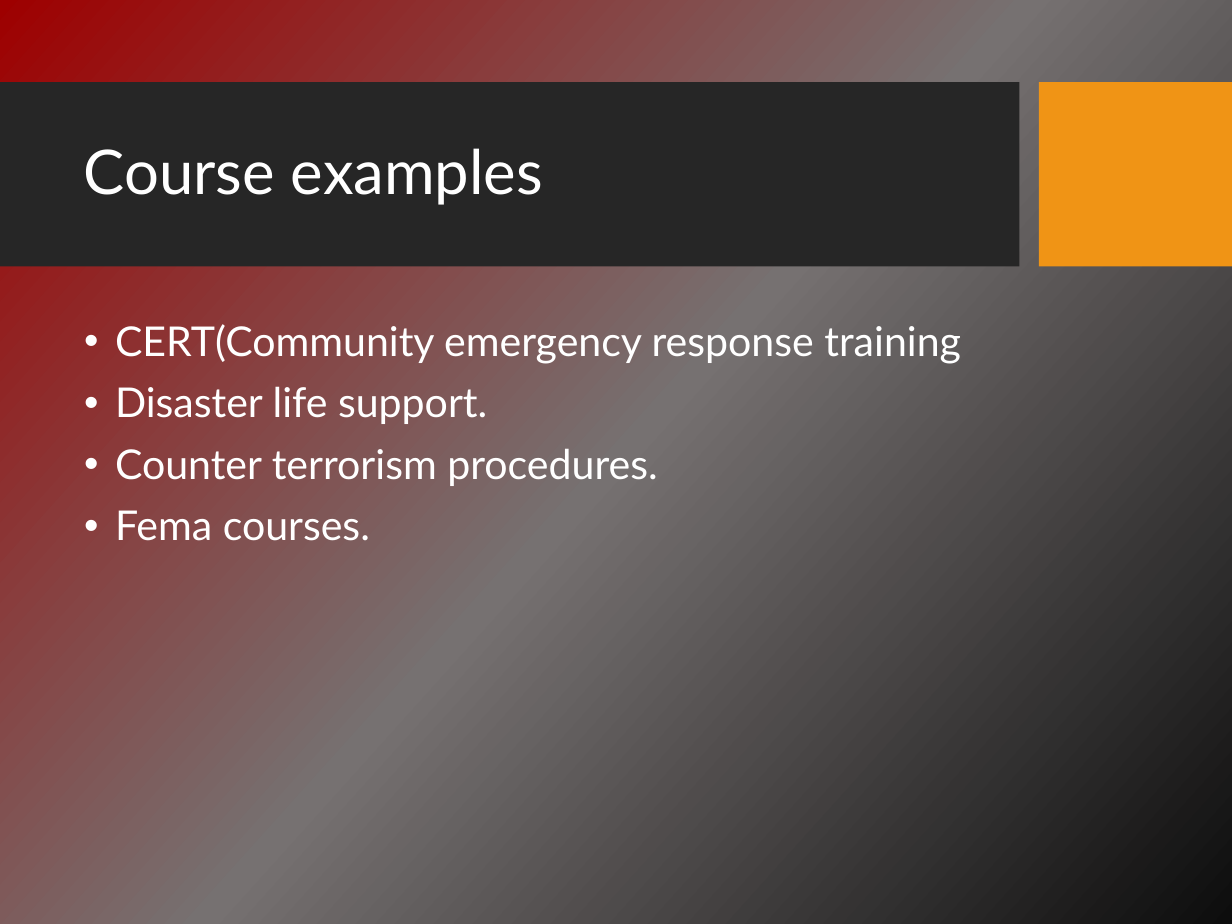
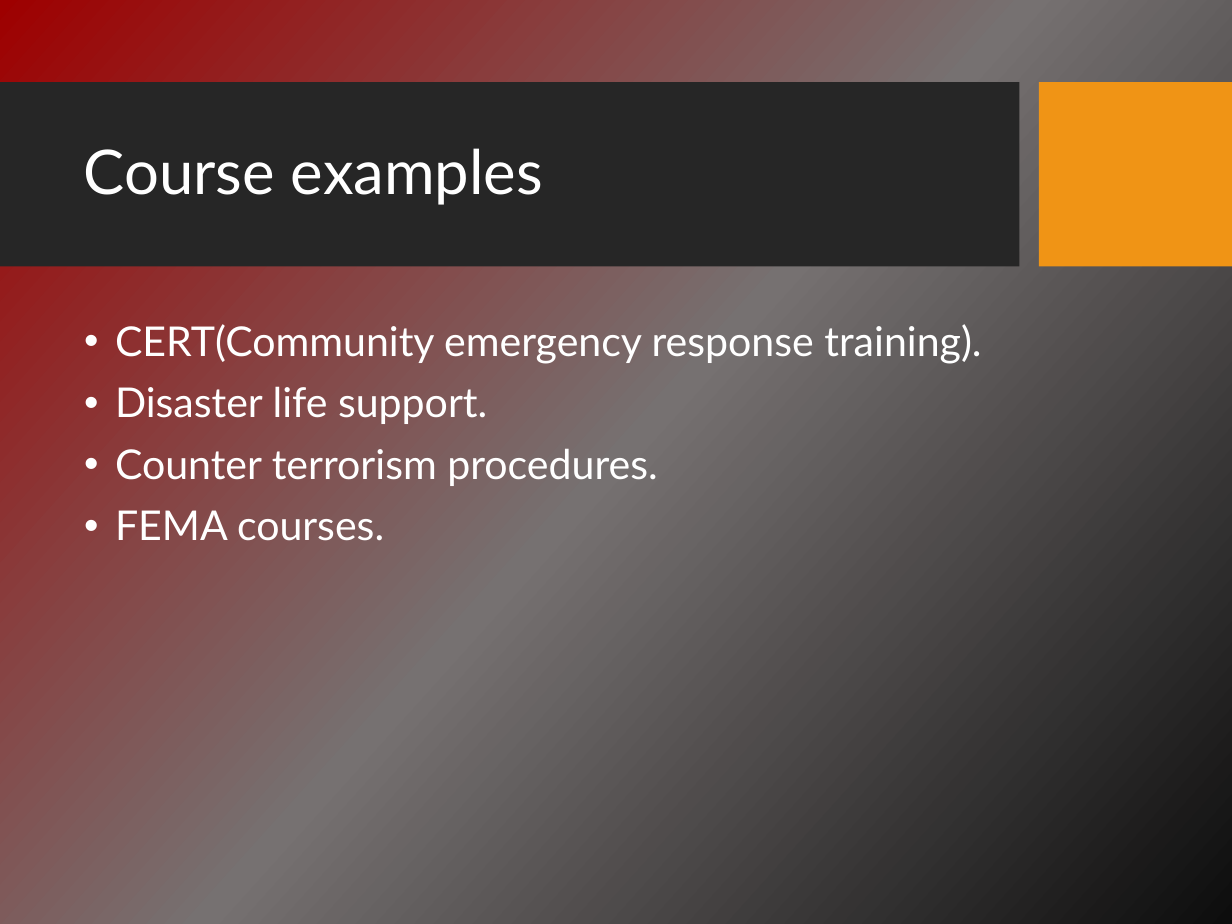
Before and after one commit to asmaalbarakati/Dayesda, a slide deck: slide 5 of Presentation.pptx. Drawn at 1232x924 pixels with LibreOffice and Linux fonts; fonts in the diff are those of the drawing; background and template pictures are left out. Boxes give left, top, right and bottom in pixels: in the first picture for what was removed or moved away, otherwise in the second. Text is boxed around its words. In the diff, an @@ line names an element or a change of style, - is before the commit and + after.

```diff
--- a/Presentation.pptx
+++ b/Presentation.pptx
@@ text at <box>115,324,981,364</box>: text changed @@
-• CERT(Community emergency response training
+• CERT(Community emergency response training).
@@ text at <box>115,510,384,541</box>: text changed @@
-• Fema courses.
+• FEMA courses.
```
Also in this commit, not shown: 6 other slides changed, 1 other file.
